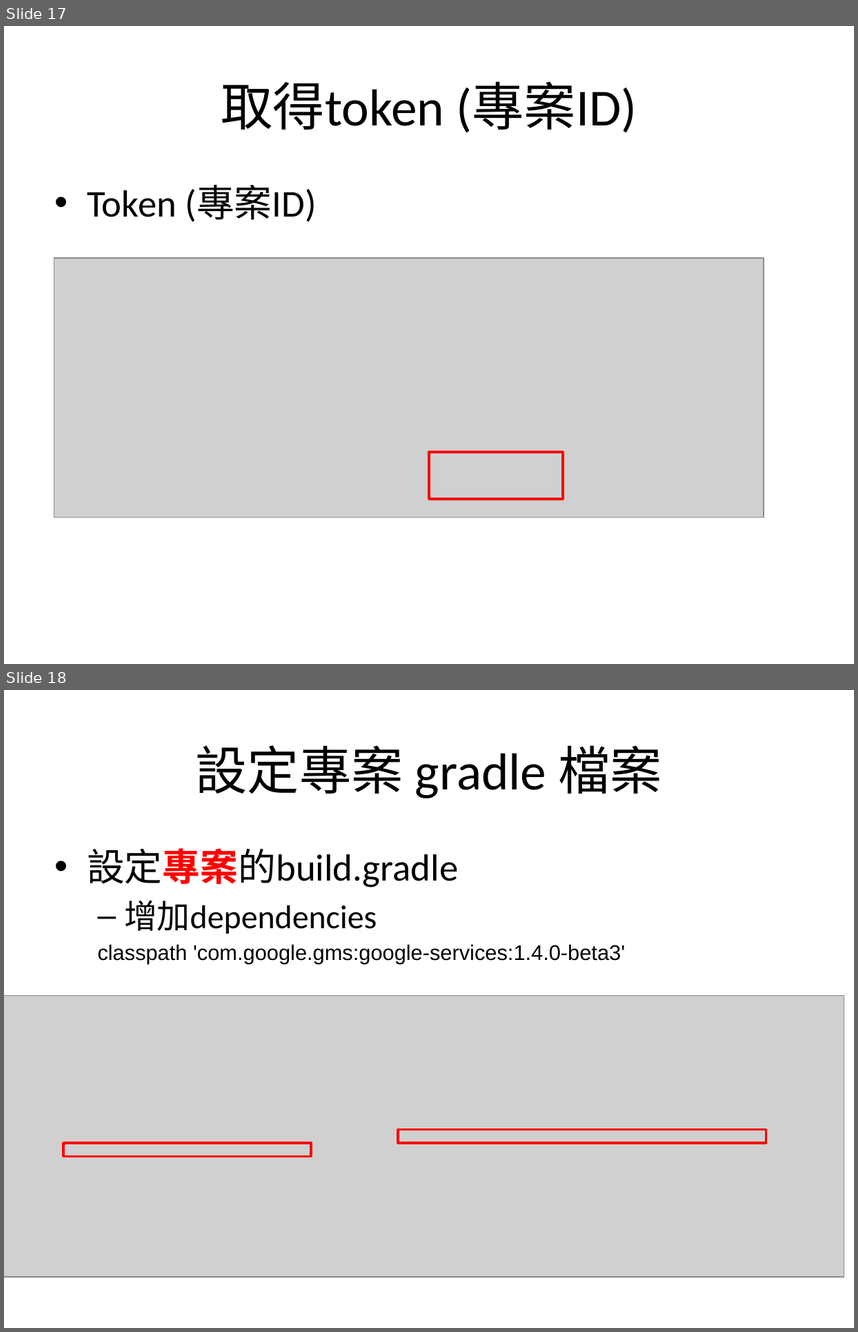
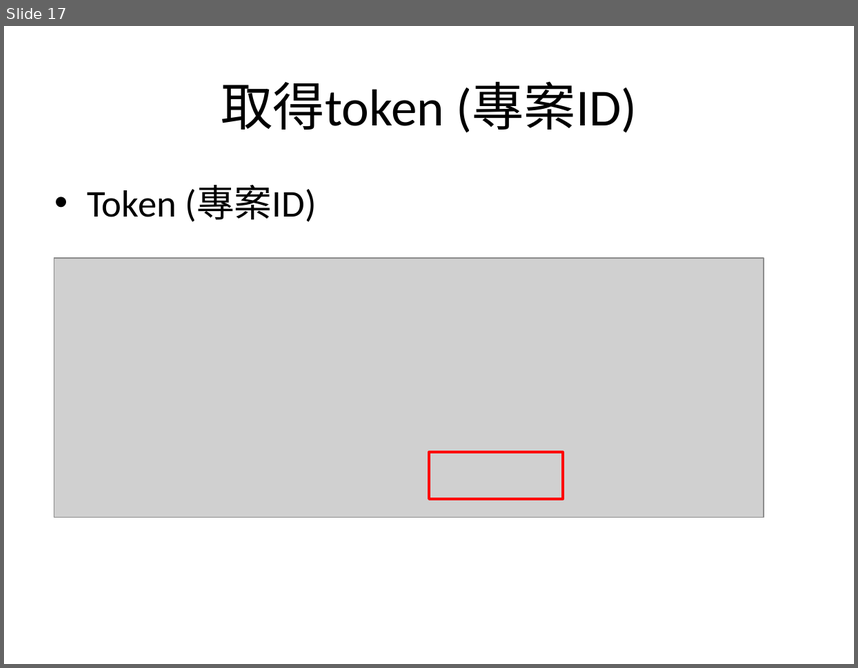
Before and after one commit to sonnyshih/AndroidDemoSample, a slide deck: CustomerUIDemo/GCM instruction.pptx. Shown one above the other, each under a label of ours: slides 17 and 18 before the commit, slide 17 after it. The pictures are 858x1332 and 858x668 pixels, drawn with LibreOffice and Linux fonts; fonts in the diff are those of the drawing; grey boxes stand for pictures. Boxes give left, top, right and bottom in pixels: in the first picture for what was removed or moved away, otherwise in the second. Text is boxed around its words. In the diff, an @@ line names an element or a change of style, - is before the commit and + after.

Commit message:
1. Add the Google Smart Lock Demo

```diff
--- a/CustomerUIDemo/GCM instruction.pptx
+++ b/CustomerUIDemo/GCM instruction.pptx
@@ slide 18 removed at [4,690,854,1328], background #FFFFFF @@
@@ title removed at [196,745,663,798] @@
-設定專案 gradle 檔案
@@ text removed at [87,848,625,964] @@
-• 設定專案的build.gradle
-  – 增加dependencies
-  classpath 'com.google.gms:google-services:1.4.0-beta3'
@@ picture removed at [4,995,844,1276] @@
@@ rectangle removed at [63,1142,311,1156] @@
@@ rectangle removed at [399,1130,766,1143] @@
```
Also in this commit, not shown: 2 slides changed, 6 slides added, 1 other slide removed, 15 other files.
